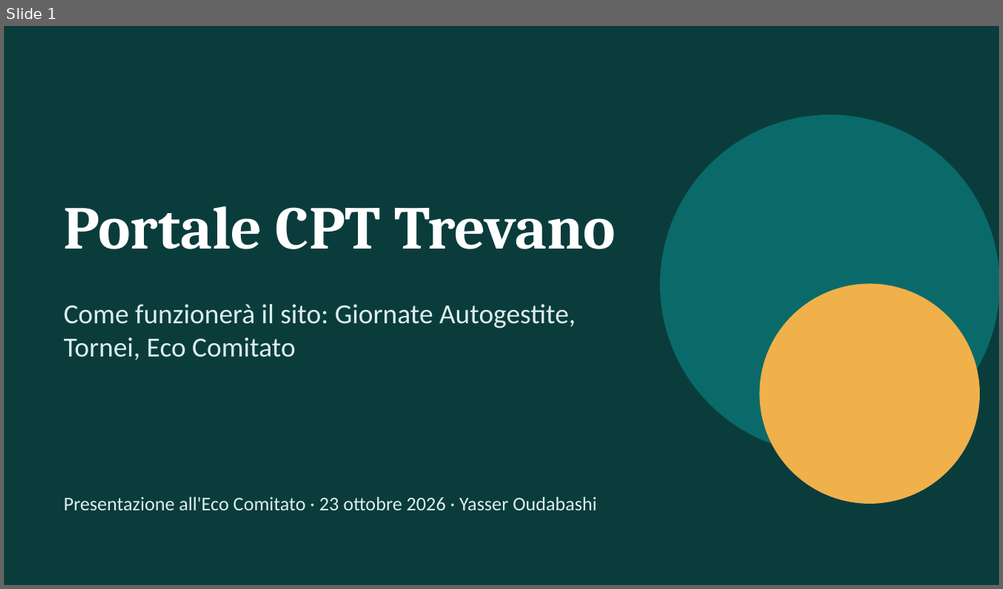
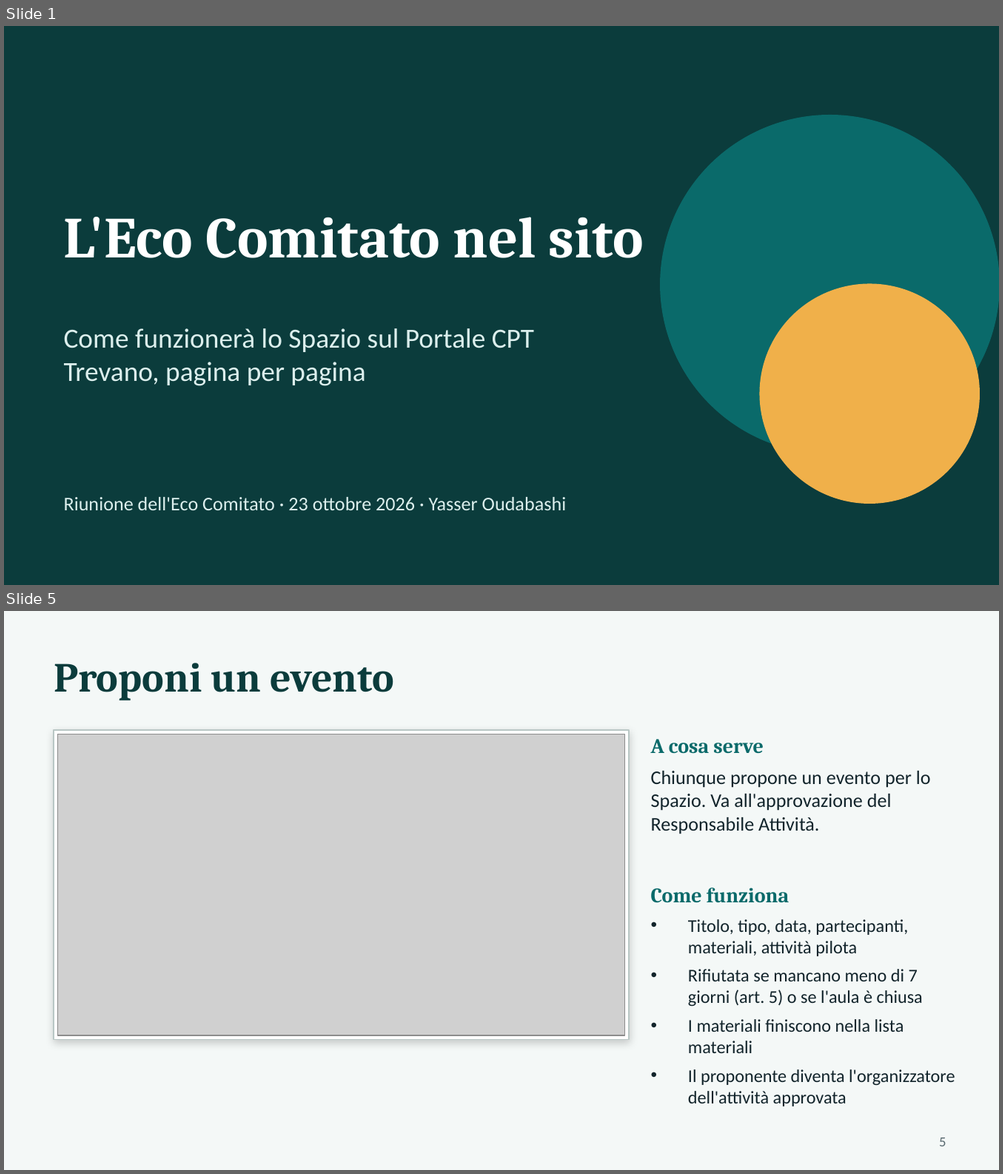
Before and after one commit to YasserOudabashi/CptSite, a slide deck: Presentazione/Presentazione_Sito_23-10-2026.pptx. Shown one above the other, each under a label of ours: slide 1 before the commit, slides 1 and 5 after it; the slides between them are not shown. The pictures are 1003x589 and 1003x1174 pixels, drawn with LibreOffice and Linux fonts; fonts in the diff are those of the drawing; grey boxes stand for pictures. Boxes give left, top, right and bottom in pixels: in the first picture for what was removed or moved away, otherwise in the second. Text is boxed around its words. In the diff, an @@ line names an element or a change of style, - is before the commit and + after.

```diff
--- a/Presentazione/Presentazione_Sito_23-10-2026.pptx
+++ b/Presentazione/Presentazione_Sito_23-10-2026.pptx
@@ slide 5 added at [4,611,999,1170], background #F4F8F7 @@
@@ text added at [54,663,394,701], 30 pt, text #0B3C3C, bold @@
+Proponi un evento
@@ rectangle added at [54,730,629,1039], fill #FFFFFF, outline #B9C7C5 1 pt @@
@@ picture added at [58,735,625,1036] @@
@@ text added at [651,739,763,754], 15 pt, text #0A6A6A, bold @@
+A cosa serve
@@ text added at [651,771,930,834], 14 pt, text #12242B @@
+Chiunque propone un evento per lo Spazio. Va all'approvazione del Responsabile Attività.
@@ text added at [651,888,788,903], 15 pt, text #0A6A6A, bold @@
+Come funziona
@@ text added at [688,920,954,1107], 13 pt, text #12242B @@
+• Titolo, tipo, data, partecipanti, materiali, attività pilota
+• Rifiutata se mancano meno di 7 giorni (art. 5) o se l'aula è chiusa
+• I materiali finiscono nella lista materiali
+• Il proponente diventa l'organizzatore dell'attività approvata
@@ page number added at [939,1138,945,1147], 10 pt, text #58696F @@
+5
@@ slide 1 changed as well @@
@@ text at [64,217,643,258]: text changed; size 44 to 42 pt @@
-Portale CPT Trevano
+L'Eco Comitato nel sito
@@ text at [64,329,534,386]: text changed @@
-Come funzionerà il sito: Giornate Autogestite, Tornei, Eco Comitato
+Come funzionerà lo Spazio sul Portale CPT Trevano, pagina per pagina
@@ text at [64,497,566,511]: text changed @@
-Presentazione all'Eco Comitato · 23 ottobre 2026 · Yasser Oudabashi
+Riunione dell'Eco Comitato · 23 ottobre 2026 · Yasser Oudabashi
```
Also in this commit, not shown: 1 other slide changed, 12 other slides added, 10 slides removed, 1 other file.
